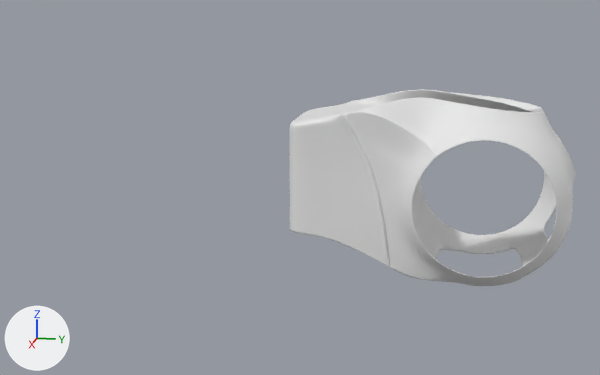
Renders of the Blender file lightcycle/lightcycle.blend from each side of a commit.
One viewpoint serves both versions: a camera (50 mm lens) standing at (2.911, 0.617, 1.026) and looking at (0.001, 0.035, 0.299). Lighting does not change. The marker at lower left points along +X, +Y and +Z.

The first picture shows 'parafanghi davanti'.
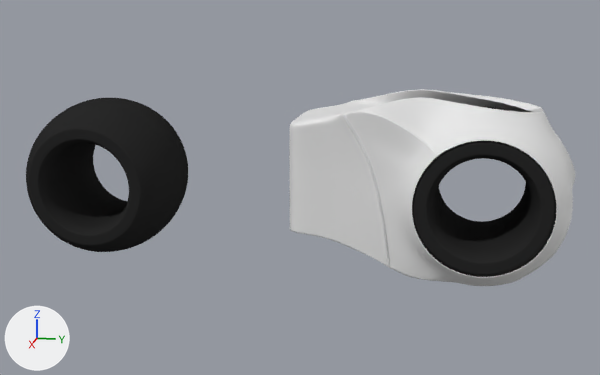
Boxes (x1, y1, x2, y2) around the edits, measured in the pictures (600 x 375 px):
'ruota dietro', shown (black)
    after: (26, 98, 188, 252)
'ruota davanti', shown (black)
    after: (412, 106, 556, 277)

What changed in the scene script:
```text
Change ob_ruota_dietro:
    remove ob_ruota_dietro.hide_set(True)  # its collection is switched off
Change ob_ruota_davanti:
    remove ob_ruota_davanti.hide_set(True)  # its collection is switched off
```
